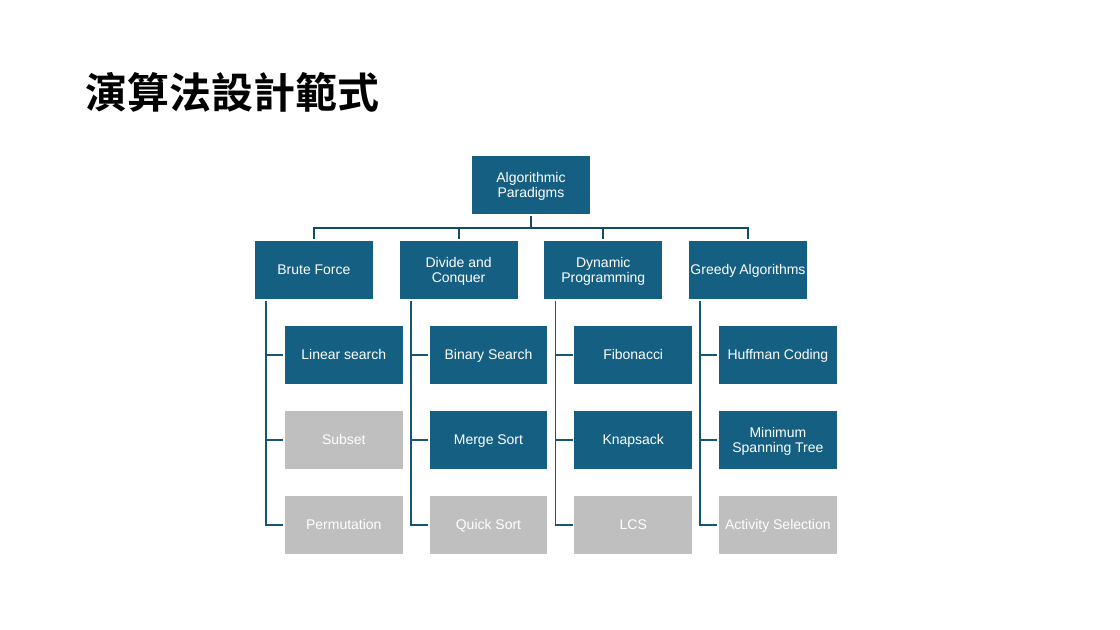
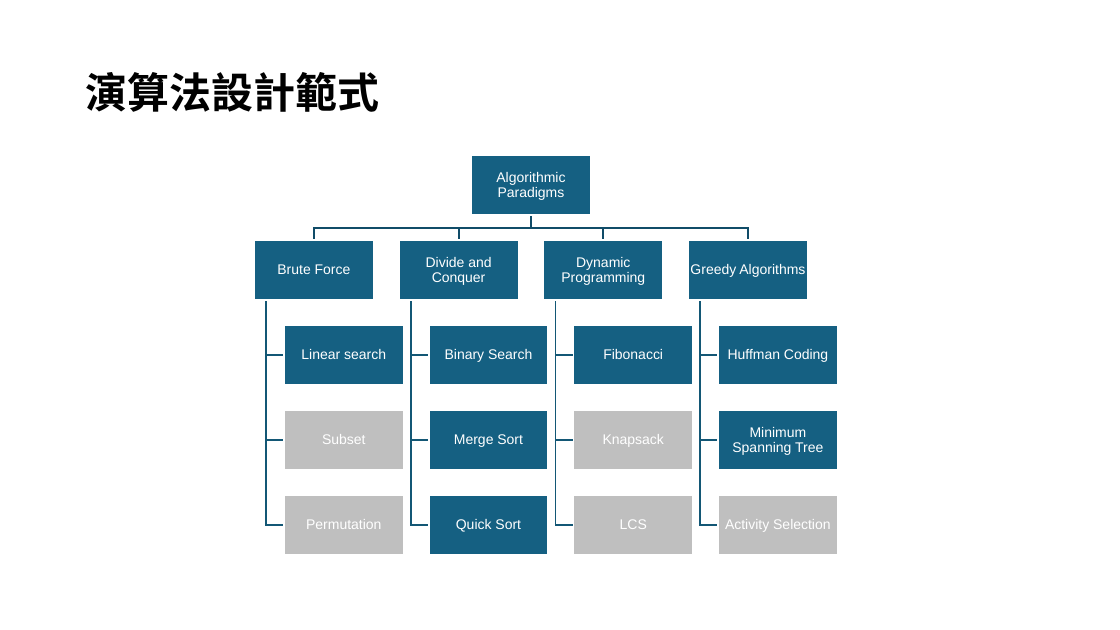
Before and after one commit to mingfujacky/Lecture-DSA-2.0, a slide deck: slide 5 of asset/ppt/ch01a_data_structures.pptx. Drawn at 1120x630 pixels with LibreOffice and Linux fonts; fonts in the diff are those of the drawing. Boxes give left, top, right and bottom in pixels: in the first picture for what was removed or moved away, otherwise in the second. Text is boxed around its words. In the diff, an @@ line names an element or a change of style, - is before the commit and + after.

```diff
--- a/asset/ppt/ch01a_data_structures.pptx
+++ b/asset/ppt/ch01a_data_structures.pptx
@@ rectangle at box(574, 410, 693, 470): fill #156082 to #BFBFBF @@
@@ rectangle at box(429, 495, 548, 555): fill #BFBFBF to #156082 @@
```
Also in this commit, not shown: 1 other slide changed, 3 other files.
